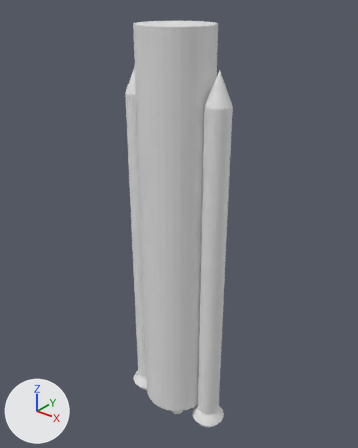
The Blender file obj_rocket_01.blend, before and after one commit.
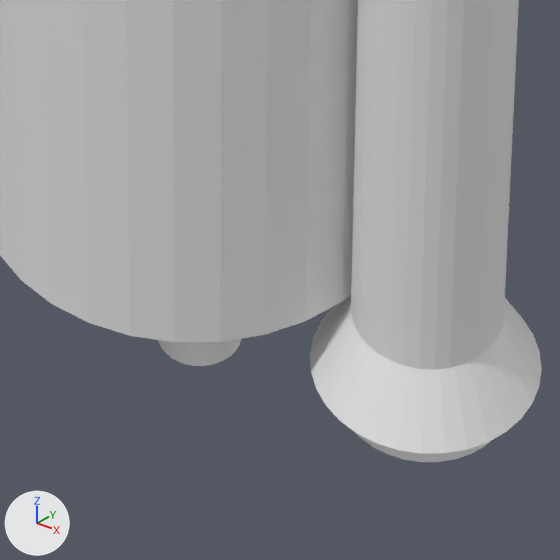
The first picture shows the older version from a 50 mm lens placed at (64.1, -79.1, 107.2), pointed at (-0.5, 1.7, 57.1). The close-ups show the older and then the newer version on the part from 42% to 63% of the width and 81% to 98% of the height of that picture. Only the edits that show in the close-ups are written down. Lighting does not change. The marker at lower left points along +X, +Y and +Z.
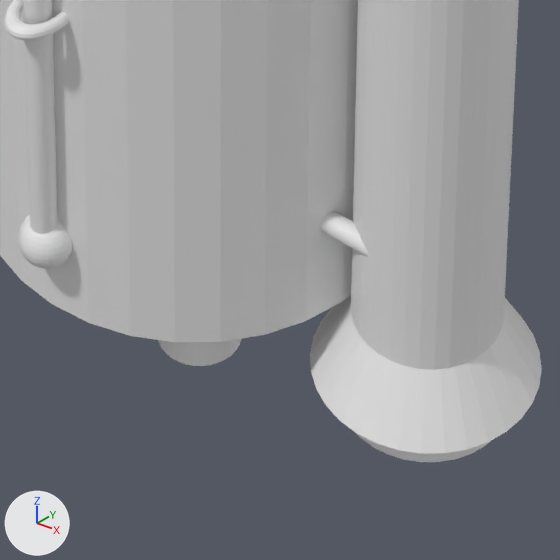
Diff of the bpy script that builds the scene:
```diff
--- a/obj_rocket_01.blend.py
+++ b/obj_rocket_01.blend.py
@@ me_sphere @@
+me_sphere.from_pydata(...)  # a UV sphere (32 segments, 16 rings, poles along z) spanning x -1.0..1.0, y -1.0..1.0, z -1.0..1.0
@@ me_cylinder_012 @@
+me_cylinder_012.from_pydata(...)  # a 32-sided cylinder along z spanning x -1.0..1.0, y -1.0..1.0, z -1.14..1.0
@@ me_torus_003 @@
+me_torus_003.from_pydata(...)  # a torus around z (ring radius 1.0, tube radius 0.25) spanning x -1.25..1.25, y -1.25..1.25, z -0.25..0.25
@@ ob_sphere @@
+ob_sphere = bpy.data.objects.new('Sphere', me_sphere)
+ob_sphere.location = (0.0, -8.19, 11.8)
@@ ob_cylinder_011 @@
+ob_cylinder_011 = bpy.data.objects.new('Cylinder.011', me_cylinder_012)
+ob_cylinder_011.location = (0.0, -8.34, 49.26)
+ob_cylinder_011.scale = (0.484, 0.484, 33.1)
@@ ob_torus_002 @@
+ob_torus_002 = bpy.data.objects.new('Torus.002', me_torus_003)
+ob_torus_002.location = (0.0, -8.09, 22.0)
+ob_torus_002.scale = (0.83, 1.25, 1.0)
@@ ob_cylinder_007 @@
+ob_cylinder_007 = bpy.data.objects.new('Cylinder.007', me_cylinder_004.copy())  # the mesh of ob_cylinder_004
+ob_cylinder_007.location = (0.0, -2.17, 12.72)
+ob_cylinder_007.rotation_euler = (0.0, 1.571, 0.0)  # degrees (0, 90, 0)
+ob_cylinder_007.scale = (0.4, 0.4, 10.2)
```

Boxes (x1, y1, x2, y2) around the edits, measured in the close-ups (560 x 560 px):
'Cylinder.011', added: after (23, 0, 58, 234)
'Sphere', added: after (18, 215, 72, 269)
'Torus.002', added: after (4, 0, 69, 40)
'Cylinder.007', added: after (320, 211, 368, 256)
